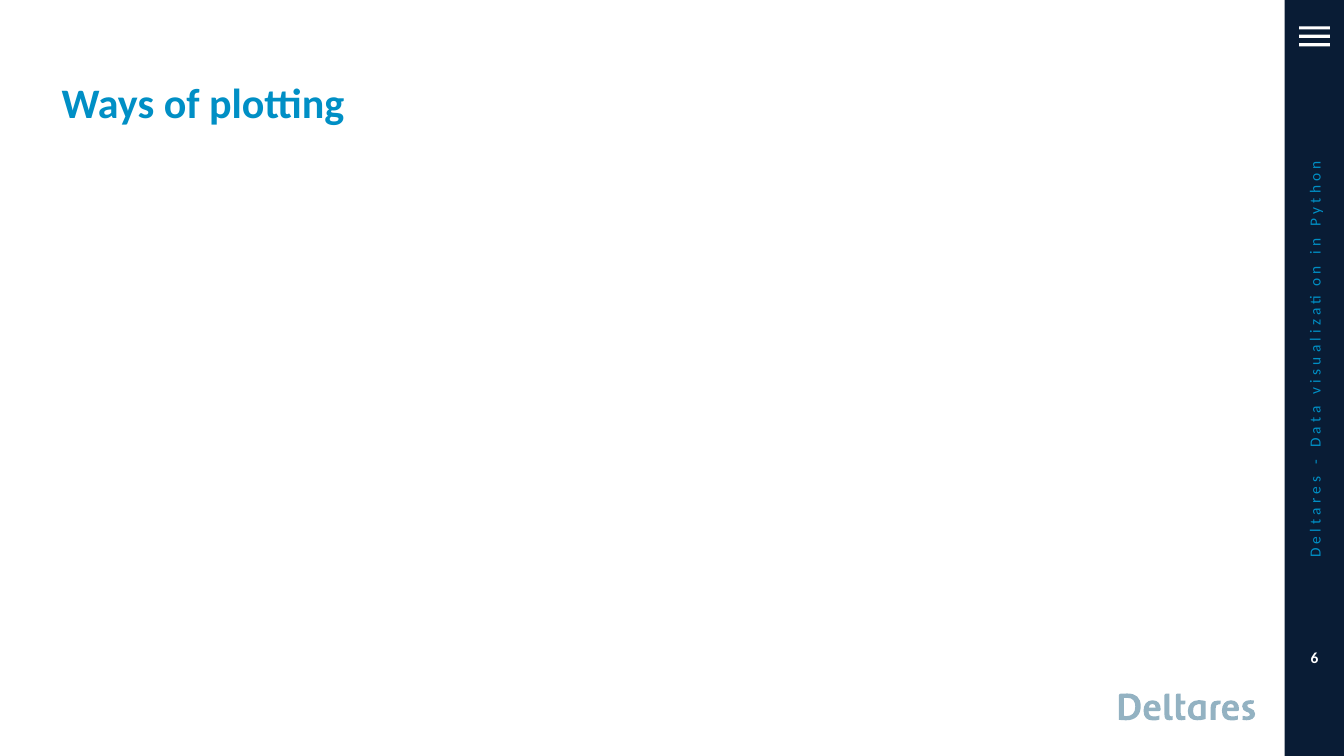
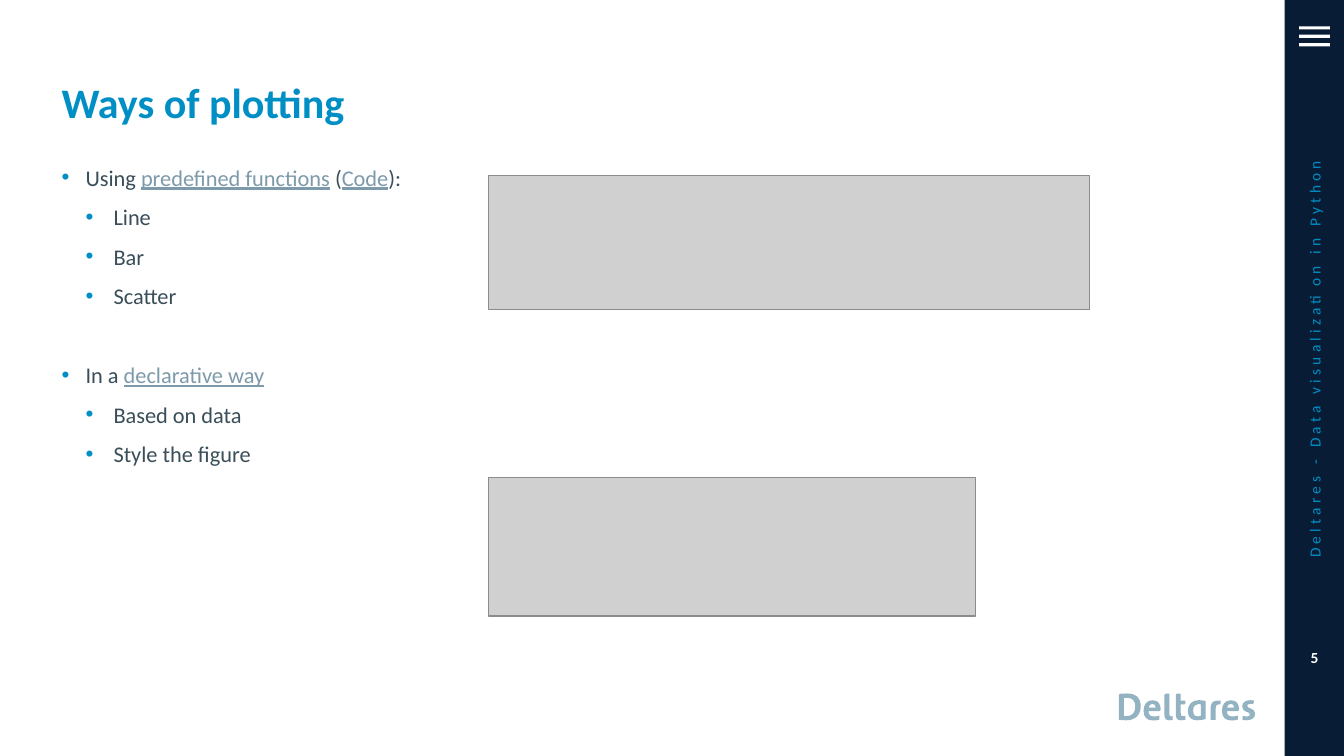
Before and after one commit to openearth/et-pizza-courses, a slide deck: slide 5 of 3. Visualizations/presentations/Pizzacourse Python data visualization 09-07-2019.pptx (slide 6 before the commit). Drawn at 1344x756 pixels with LibreOffice and Linux fonts; fonts in the diff are those of the drawing; grey boxes stand for pictures; background and template pictures are left out. Boxes give left, top, right and bottom in pixels: in the first picture for what was removed or moved away, otherwise in the second. Text is boxed around its words. In the diff, an @@ line names an element or a change of style, - is before the commit and + after.

```diff
--- a/3. Visualizations/presentations/Pizzacourse Python data visualization 09-07-2019.pptx
+++ b/3. Visualizations/presentations/Pizzacourse Python data visualization 09-07-2019.pptx
@@ text added at [86, 170, 401, 466], 16 pt, text #3A4E59 @@
+• Using predefined functions (Code):
+  • Line
+  • Bar
+  • Scatter
+• In a declarative way
+  • Based on data
+  • Style the figure
@@ picture added at [488, 175, 1090, 310] @@
@@ picture added at [488, 478, 975, 616] @@
@@ page number at [1311, 653, 1319, 663]: text changed @@
-6
+5
```
Also in this commit, not shown: 1 other slide changed, 3 slides added.
